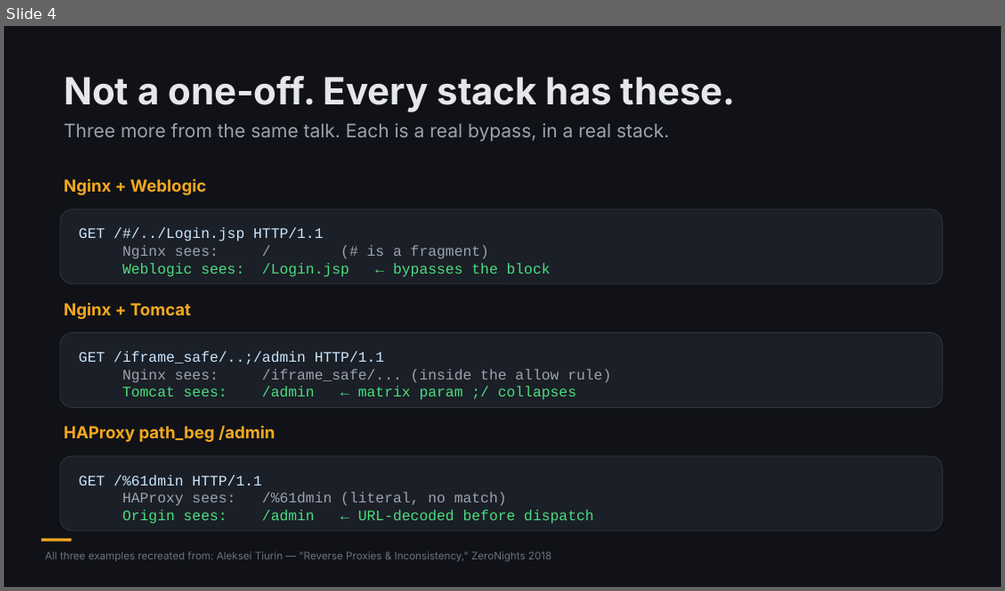
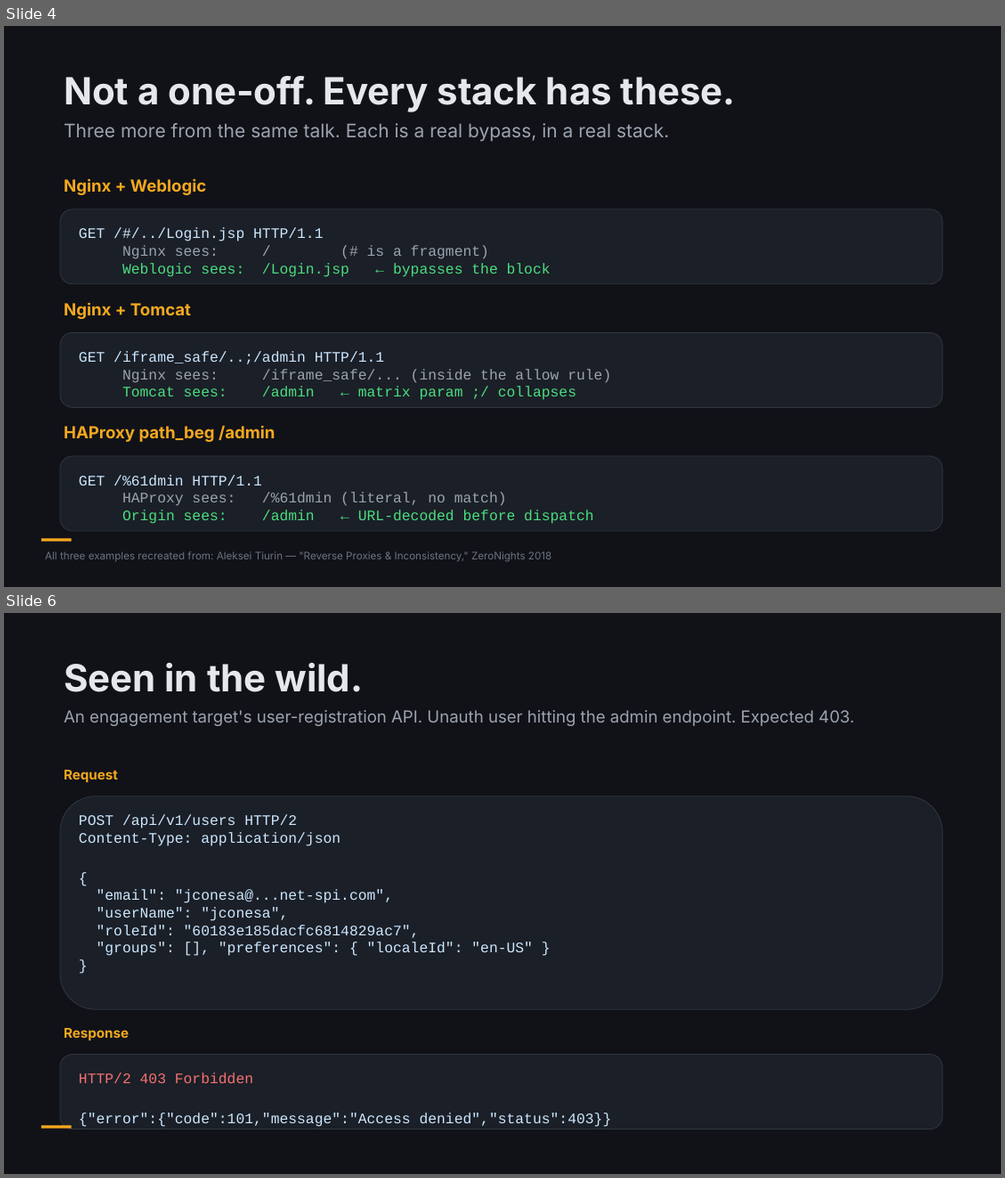
Before and after one commit to NetSPI/BypassFuzzer-Burp, a slide deck: docs/BypassFuzzer-Presentation.pptx. Shown one above the other, each under a label of ours: slide 4 before the commit, slides 4 and 6 after it; the slides between them are not shown. The pictures are 1005x591 and 1005x1178 pixels, drawn with LibreOffice and Linux fonts; fonts in the diff are those of the drawing. Boxes give left, top, right and bottom in pixels: in the first picture for what was removed or moved away, otherwise in the second. Text is boxed around its words. In the diff, an @@ line names an element or a change of style, - is before the commit and + after.

```diff
--- a/docs/BypassFuzzer-Presentation.pptx
+++ b/docs/BypassFuzzer-Presentation.pptx
@@ slide 6 added at [4, 613, 1001, 1174], background #FFFFFF @@
@@ rectangle added at [4, 613, 1001, 1174], fill #101218 @@
@@ text added at [64, 663, 364, 692], 36 pt, text #E5E7EB, bold @@
+Seen in the wild.
@@ text added at [64, 710, 854, 726], 16 pt, text #9CA3AF @@
+An engagement target's user-registration API. Unauth user hitting the admin endpoint. Expected 403.
@@ text added at [64, 770, 118, 782], 13 pt, text #F4A81E, bold @@
+Request
@@ rounded rectangle added at [60, 796, 942, 1009], fill #1B1F27, outline #30353E 0.75 pt @@
@@ text added at [79, 814, 533, 956], 14 pt, text #CBE7FF @@
+POST /api/v1/users HTTP/2
+Content-Type: application/json
+{
+"email": "jconesa@...net-spi.com",
+"userName": "jconesa",
+"roleId": "60183e185dacfc6814829ac7",
+"groups": [], "preferences": { "localeId": "en-US" }
+}
@@ text added at [64, 1028, 129, 1040], 13 pt, text #F4A81E, bold @@
+Response
@@ rounded rectangle added at [60, 1054, 942, 1129], fill #1B1F27, outline #30353E 0.75 pt @@
@@ text added at [79, 1072, 612, 1127], 14 pt, text #CBE7FF @@
+HTTP/2 403 Forbidden
+{"error":{"code":101,"message":"Access denied","status":403}}
@@ rectangle added at [41, 1126, 72, 1128], fill #F4A81E @@
```
Also in this commit, not shown: 2 slides changed, 4 other slides added, 1 slide removed, 7 other files.
